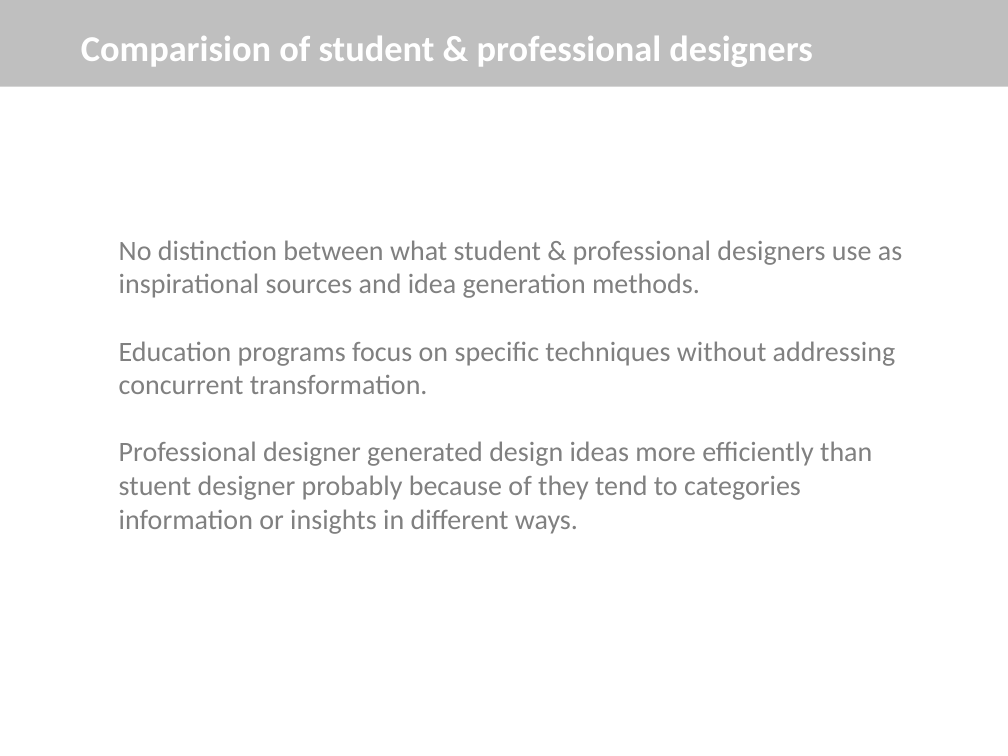
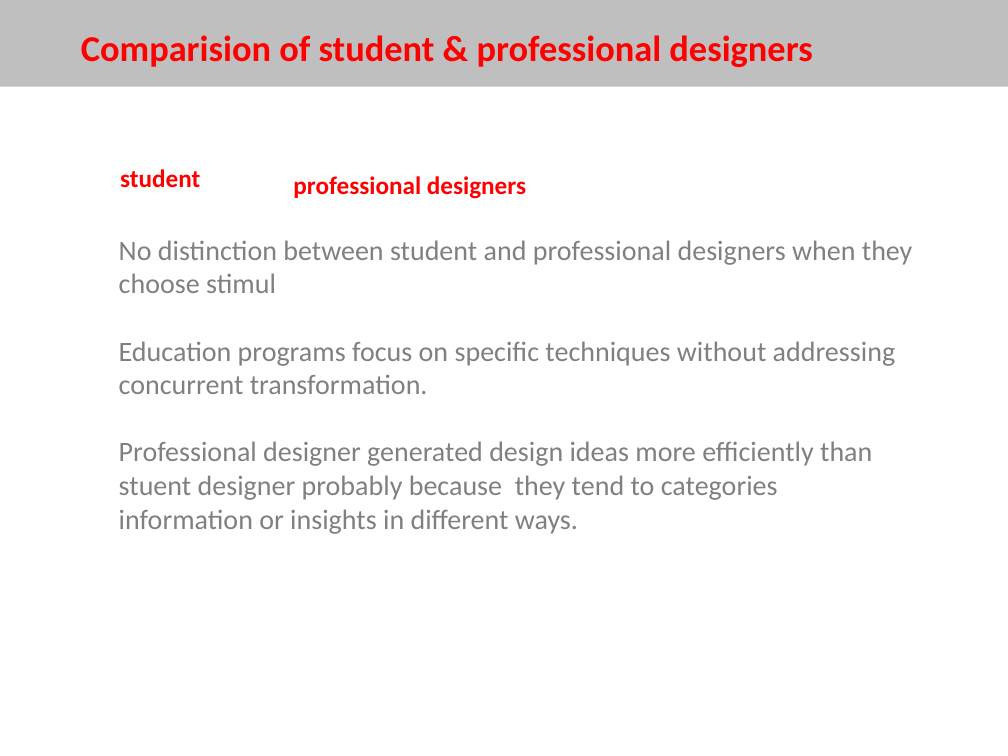
Before and after one commit to sunyingFUBerlin/PPT-for-IFKAD, a slide deck: slide 13 of ResearchProposal.pptx. Drawn at 1008x756 pixels with LibreOffice and Linux fonts; fonts in the diff are those of the drawing. Boxes give left, top, right and bottom in pixels: in the first picture for what was removed or moved away, otherwise in the second. Text is boxed around its words. In the diff, an @@ line names an element or a change of style, - is before the commit and + after.

```diff
--- a/ResearchProposal.pptx
+++ b/ResearchProposal.pptx
@@ text "Comparision of student & professional ..." at [81, 35, 812, 67]: text colour #FFFFFF to #FF0000 @@
@@ text added at [120, 169, 200, 188], 18 pt, text #FF0000, bold @@
+student
@@ text added at [293, 176, 526, 199], 18 pt, text #FF0000, bold @@
+professional designers
@@ text at [119, 240, 913, 293]: text changed @@
-No distinction between what student & professional designers use as inspirational sources and idea generation methods.
+No distinction between student and professional designers when they choose stimul
@@ text at [119, 441, 872, 534]: text changed @@
-Professional designer generated design ideas more efficiently than stuent designer probably because of they tend to categories information or insights in different ways.
+Professional designer generated design ideas more efficiently than stuent designer probably because they tend to categories information or insights in different ways.
```
Also in this commit, not shown: 6 other slides changed.
